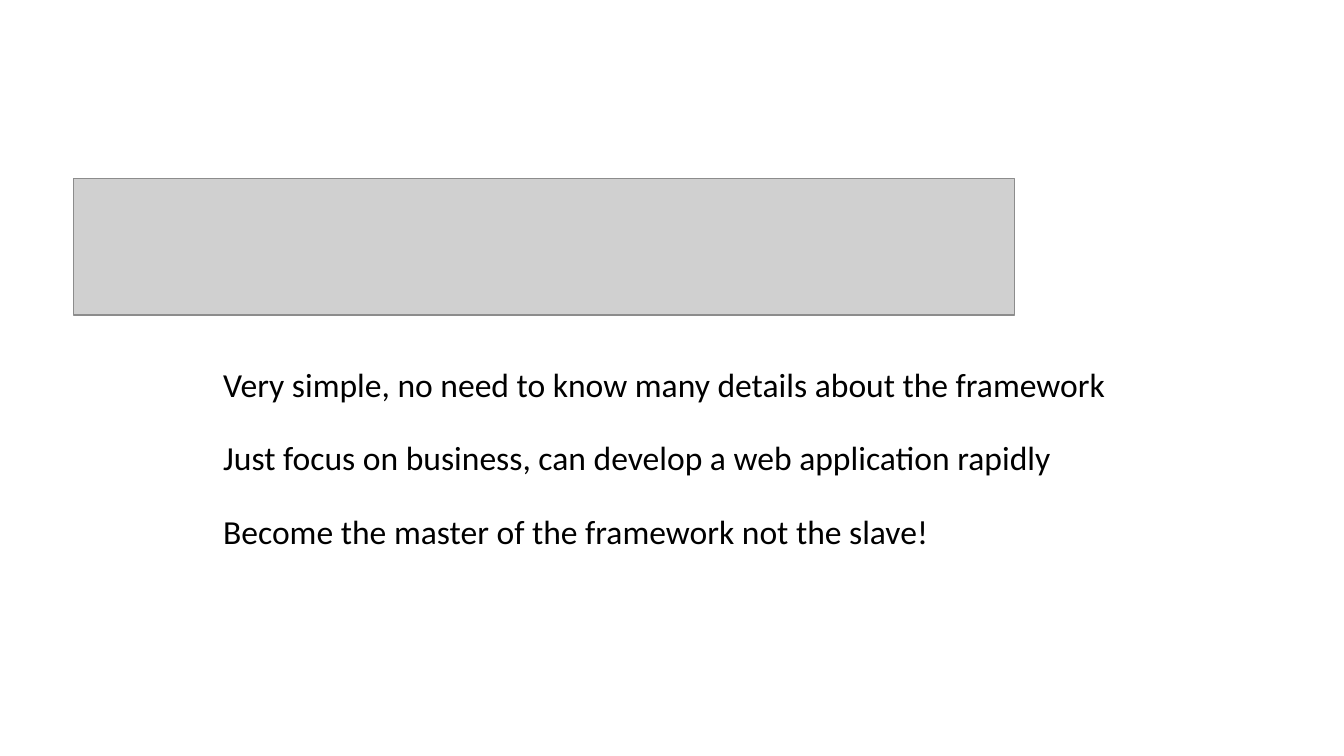
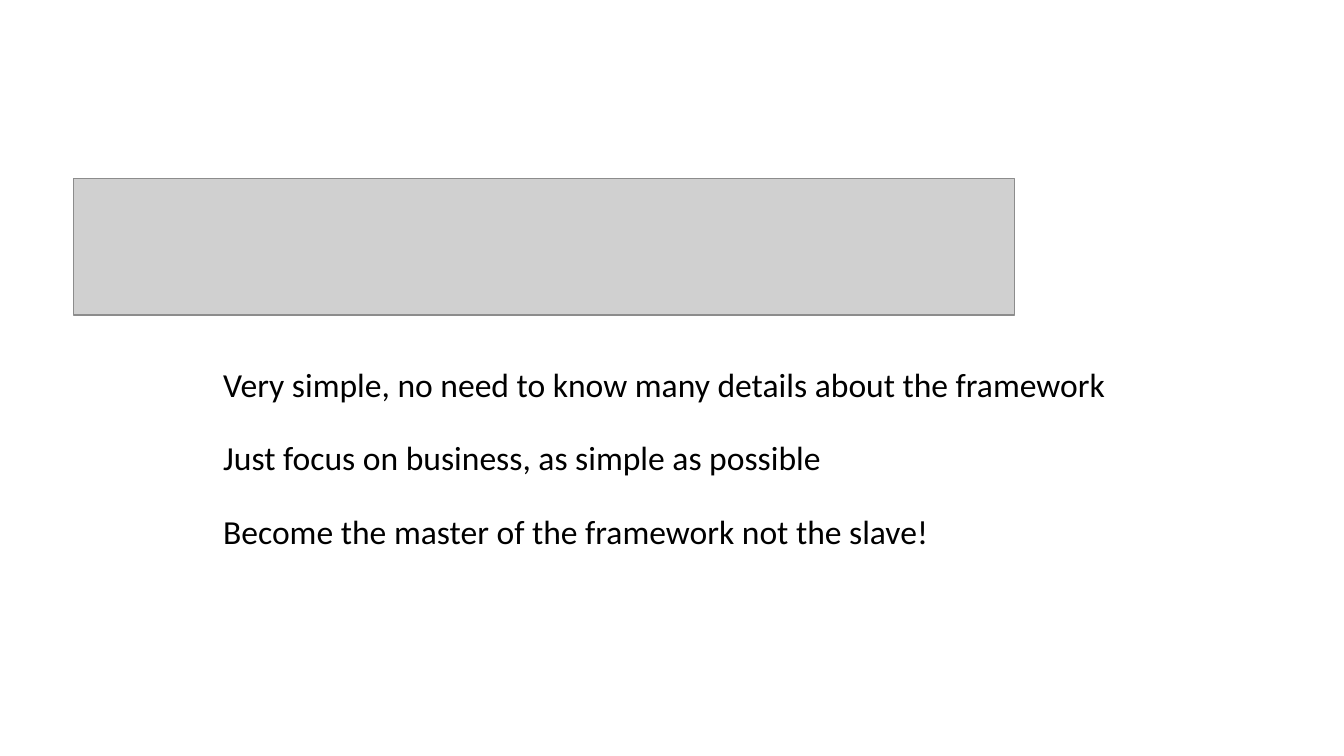
Before and after one commit to qicosmos/cppcon2018, a slide deck: slide 15 of cppcon2018.pptx (slide 14 before the commit). Drawn at 1344x756 pixels with LibreOffice and Linux fonts; fonts in the diff are those of the drawing; grey boxes stand for pictures. Boxes give left, top, right and bottom in pixels: in the first picture for what was removed or moved away, otherwise in the second. Text is boxed around its words. In the diff, an @@ line names an element or a change of style, - is before the commit and + after.

Commit message:
update

```diff
--- a/cppcon2018.pptx
+++ b/cppcon2018.pptx
@@ text at box(223, 446, 820, 476): text changed @@
-Just focus on business, can develop a web application rapidly
+Just focus on business, as simple as possible
```
Also in this commit, not shown: 5 other slides changed, 2 slides added.
